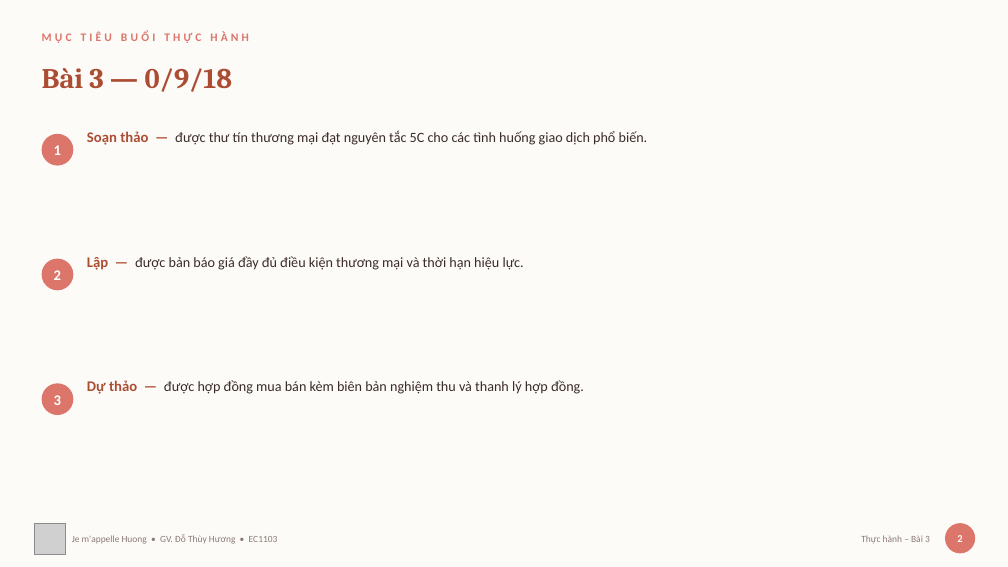
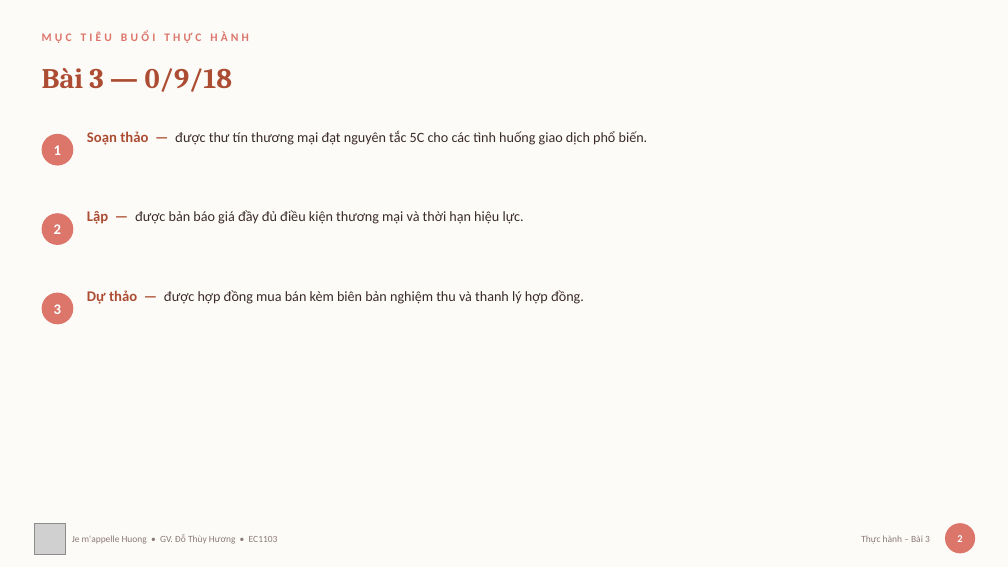
Before and after one commit to thuyhuongctu/ComDraft, a slide deck: slide 2 of practice/bai-3-thuong-mai.pptx. Drawn at 1008x567 pixels with LibreOffice and Linux fonts; fonts in the diff are those of the drawing; grey boxes stand for pictures. Boxes give left, top, right and bottom in pixels: in the first picture for what was removed or moved away, otherwise in the second. Text is boxed around its words. In the diff, an @@ line names an element or a change of style, - is before the commit and + after.

```diff
--- a/practice/bai-3-thuong-mai.pptx
+++ b/practice/bai-3-thuong-mai.pptx
@@ text "Lập — được bản báo ...": place and size @@
-text "Lập — được bản báo ..." at [87,256,524,270]
+text "Lập — được bản báo ..." at [87,210,524,224]
@@ text "2": place and size @@
-text "2" at [54,270,61,280]
+text "2" at [54,224,61,234]
@@ ellipse: place and size @@
-ellipse at [42,259,73,290]
+ellipse at [42,213,73,245]
@@ text "3": place and size @@
-text "3" at [54,395,61,405]
+text "3" at [54,304,61,314]
@@ ellipse: place and size @@
-ellipse at [42,383,73,415]
+ellipse at [42,293,73,324]
@@ text "Dự thảo — được hợp ...": place and size @@
-text "Dự thảo — được hợp ..." at [87,380,584,394]
+text "Dự thảo — được hợp ..." at [87,290,584,304]
```
Also in this commit, not shown: 1 other slide changed, 14 other files.
